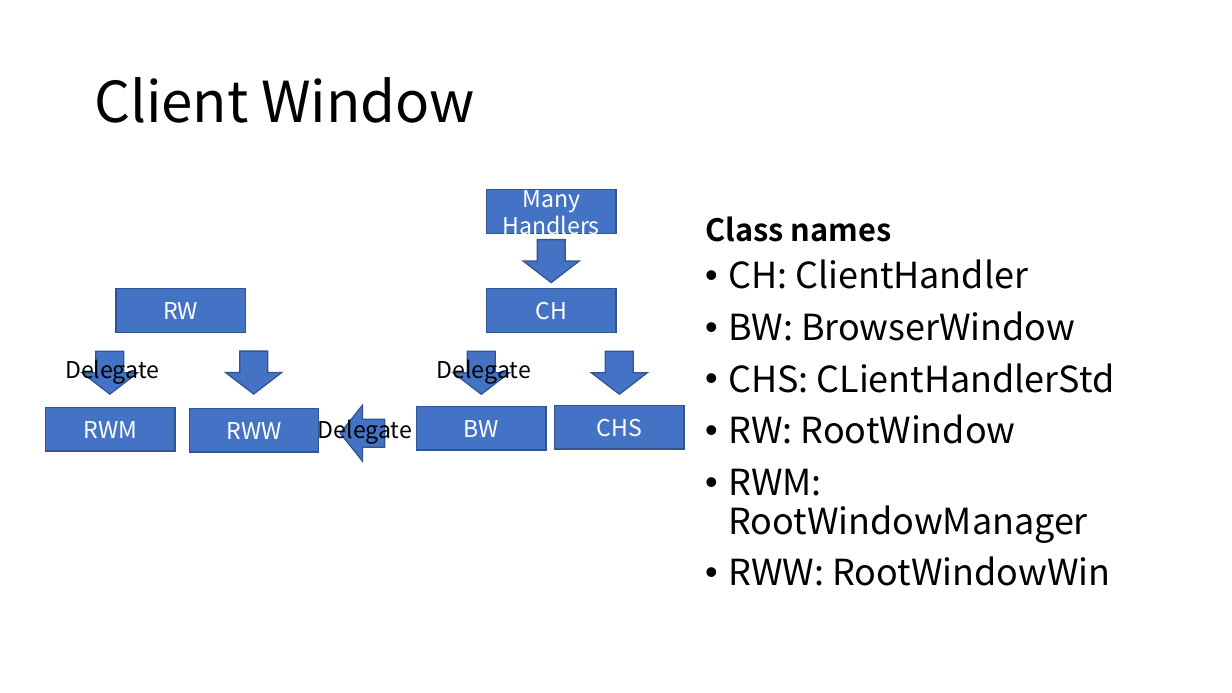
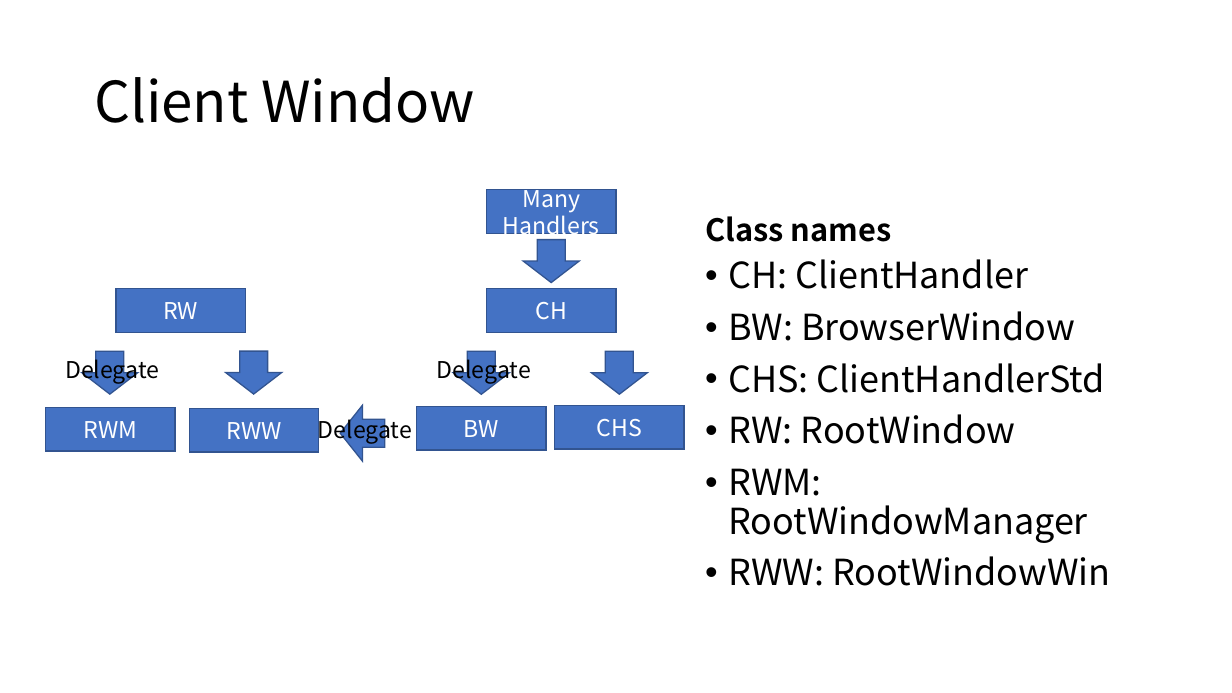
Before and after one commit to PioneerRedwood/cef-grogu, a slide deck: slide 7 of cefclient analysis.pptx. Drawn at 1232x693 pixels with LibreOffice and Linux fonts; fonts in the diff are those of the drawing. Boxes give left, top, right and bottom in pixels: in the first picture for what was removed or moved away, otherwise in the second. Text is boxed around its words. In the diff, an @@ line names an element or a change of style, - is before the commit and + after.

```diff
--- a/cefclient analysis.pptx
+++ b/cefclient analysis.pptx
@@ text at (728, 363, 1105, 393): text changed @@
-• CHS: CLientHandlerStd
+• CHS: ClientHandlerStd
```
Also in this commit, not shown: 44 other files.
